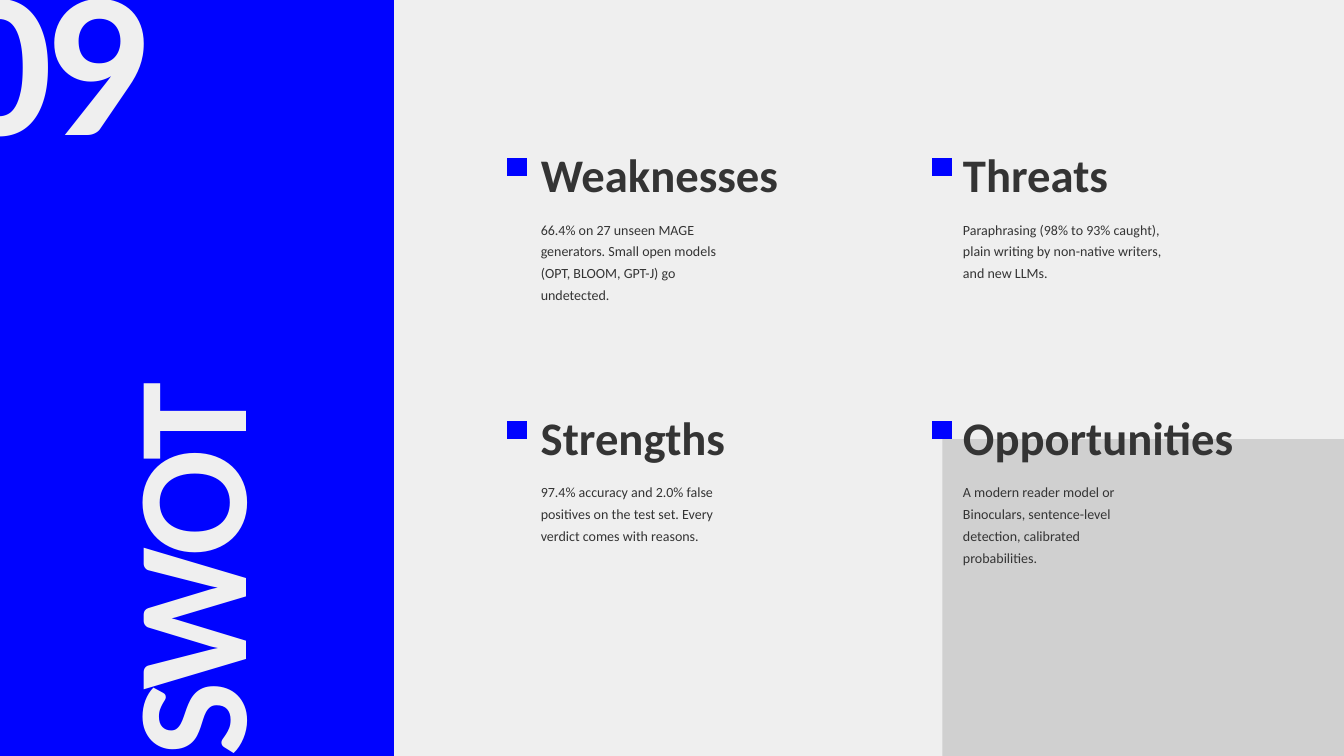
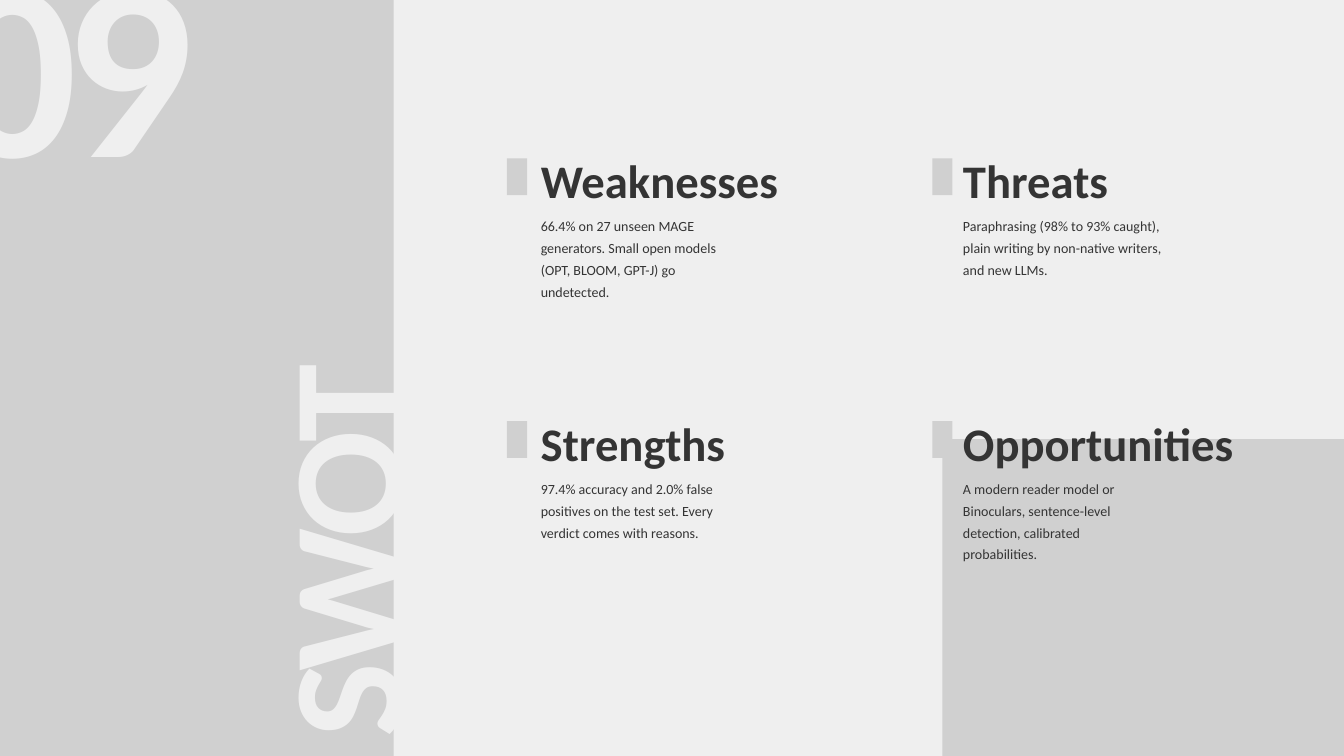
Before and after one commit to ThatOneRahul/glassquill, a slide deck: slide 16 of submissions/GlassQuill_Presentation.pptx. Drawn at 1344x756 pixels with LibreOffice and Linux fonts; fonts in the diff are those of the drawing; grey boxes stand for pictures. Boxes give left, top, right and bottom in pixels: in the first picture for what was removed or moved away, otherwise in the second. Text is boxed around its words. In the diff, an @@ line names an element or a change of style, - is before the commit and + after.

```diff
--- a/submissions/GlassQuill_Presentation.pptx
+++ b/submissions/GlassQuill_Presentation.pptx
@@ freeform shape removed at [0,0,394,756] @@
@@ text removed at [0,0,148,137] @@
-09
@@ picture added at [0,0,394,756] @@
@@ text removed at [120,0,444,756] @@
-SWOT
@@ freeform shape removed at [507,159,527,177] @@
@@ picture added at [507,159,527,196] @@
@@ text "Weaknesses": place and size @@
-text "Weaknesses" at [541,159,778,193]
+text "Weaknesses" at [541,165,778,199]
@@ freeform shape removed at [932,159,952,177] @@
@@ picture added at [932,159,952,196] @@
@@ text "Threats": place and size @@
-text "Threats" at [963,159,1108,193]
+text "Threats" at [963,165,1108,199]
@@ text "66.4% on 27 unseen MAGE ...": place and size @@
-text "66.4% on 27 unseen MAGE ..." at [541,225,716,300]
+text "66.4% on 27 unseen MAGE ..." at [541,221,716,297]
@@ text "Paraphrasing (98% to 93% caught), ...": place and size @@
-text "Paraphrasing (98% to 93% caught), ..." at [963,225,1161,278]
+text "Paraphrasing (98% to 93% caught), ..." at [963,221,1161,275]
@@ freeform shape removed at [507,421,527,439] @@
@@ picture added at [507,421,527,458] @@
@@ text "Strengths": place and size @@
-text "Strengths" at [541,422,725,463]
+text "Strengths" at [541,428,725,469]
@@ freeform shape removed at [932,421,952,439] @@
@@ picture added at [932,421,952,458] @@
@@ text "Opportunities": place and size @@
-text "Opportunities" at [963,422,1233,463]
+text "Opportunities" at [963,428,1233,469]
@@ text "A modern reader model or ...": place and size @@
-text "A modern reader model or ..." at [963,487,1114,565]
+text "A modern reader model or ..." at [963,484,1114,561]
```
Also in this commit, not shown: 17 other slides changed, 3 other files.
